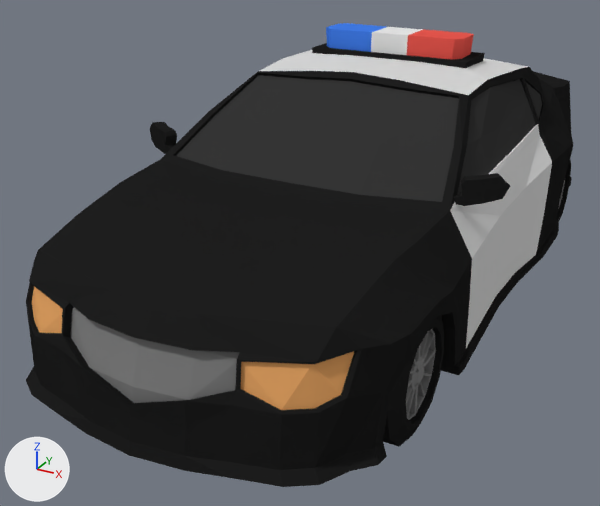
What one commit did to the Blender file resources/blend/Cop.blend.
The view is the same before and after, from a 50 mm camera at (1.66, -3.65, 1.89) aimed at (-0.19, -0.29, 0.21). Lighting does not change. The marker at lower left points along +X, +Y and +Z.

The first picture shows 'Cop', 'Cop_FrontLeftWheel'.
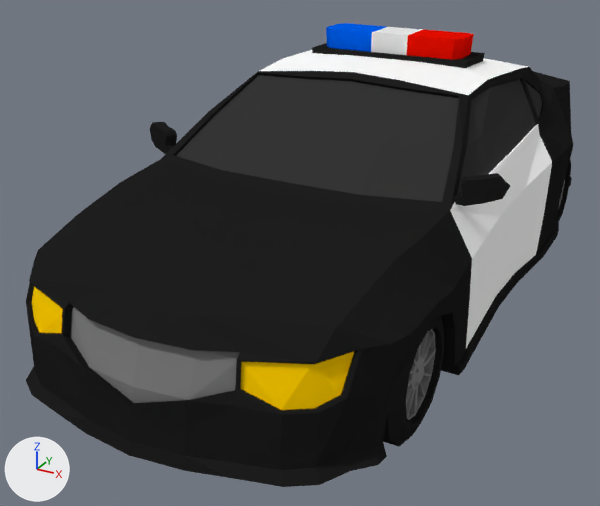
What the commit changed:
Material 'White' (mat_white) changes colour from light grey #d8d8d8 to white #ffffff; in linear values from (0.686, 0.686, 0.686) to (1.0, 1.0, 1.0).
Material 'Headlights' (mat_headlights) changes colour from orange #e7a564 to yellow #ffce00; in linear values from (0.799, 0.376, 0.127) to (1.0, 0.618, 0.0).
Material 'TailLights' (mat_taillights) changes colour from red #e7564d to red #e70e00; in linear values from (0.799, 0.0931, 0.0742) to (0.799, 0.00451, 0.0).
Material 'BlueLights' (mat_bluelights) changes colour from blue #417be7 to blue #005ce7; in linear values from (0.0522, 0.198, 0.8) to (0.0, 0.106, 0.8).

Where the change shows, as pixel boxes [x1, y1, x2, y2] in the pictures (600 x 506 px):
'Cop', recoloured (grey to white)
    both: [29, 23, 554, 413]
